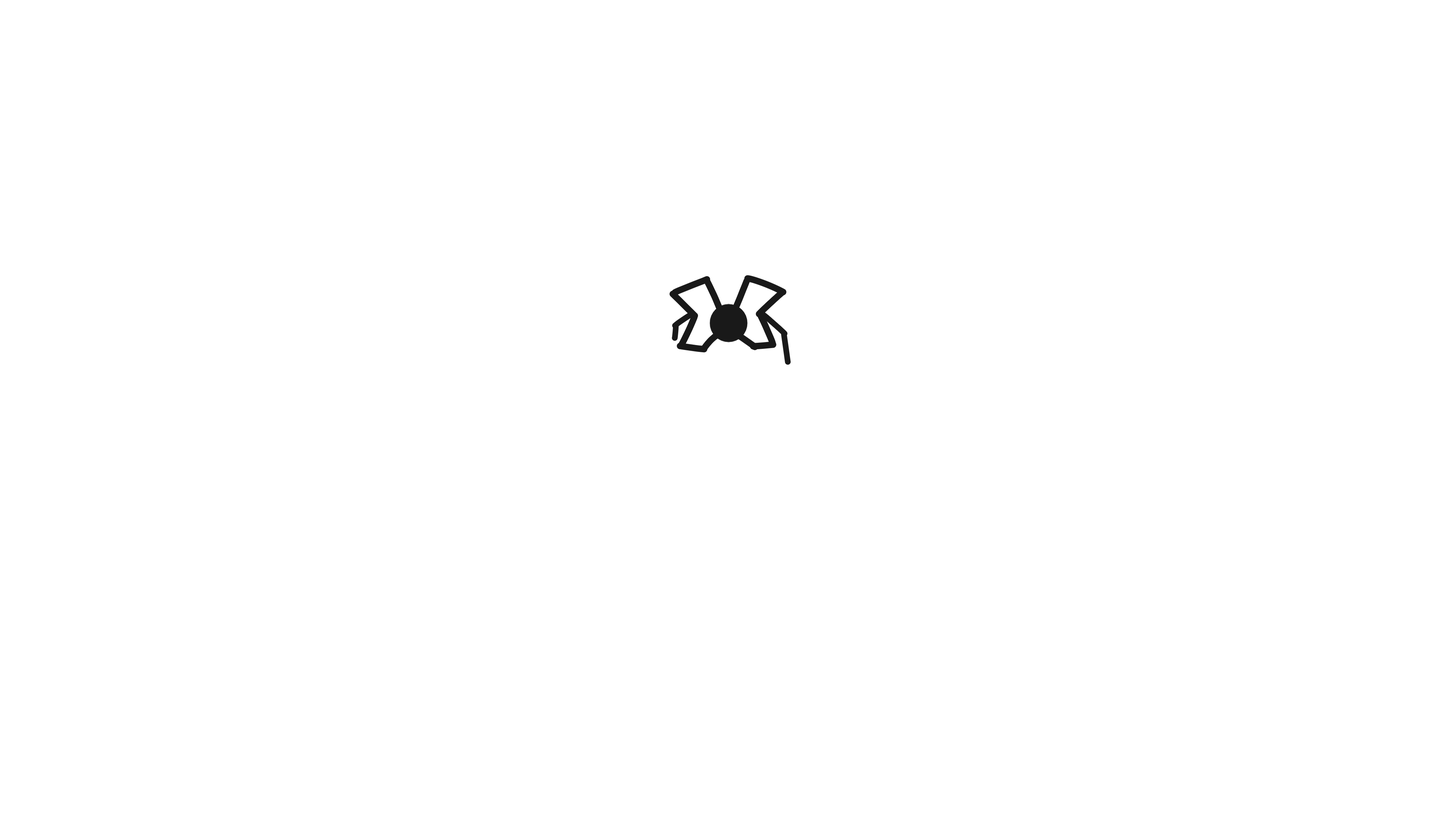
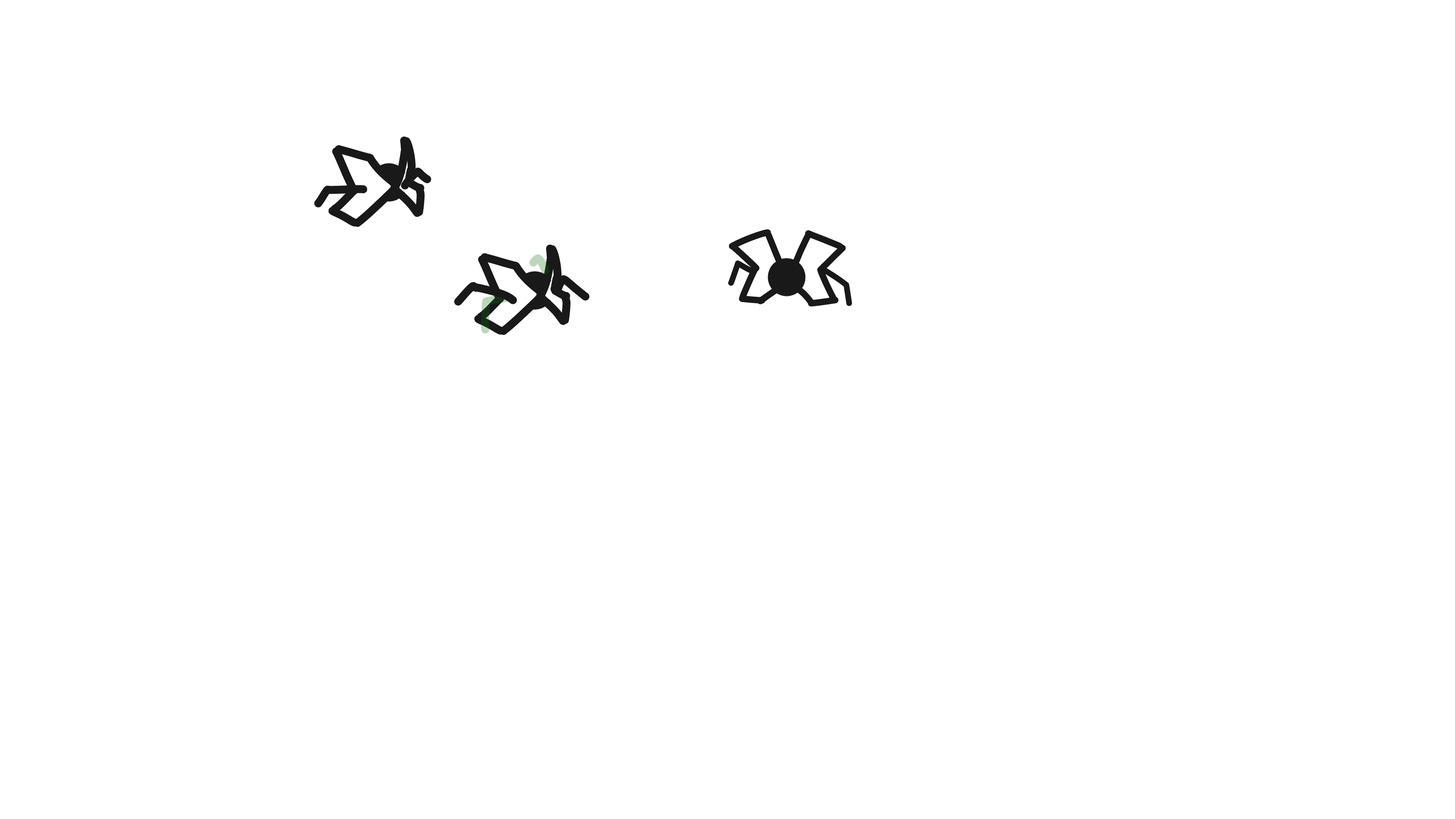
Layers edited between the first and the second 1455×819 image:
renamed "Down Merged" to "ReferenceDown", showed it, opacity 55% → 100%, moved it above "DownAnimation", painted on it, masked it over [669, 242, 825, 364]
hid group "DownAnimation" (3 layers) over [669, 266, 801, 364]
painted on "Leg" (2nd of 2, in "DownAnimation") over [669, 291, 801, 364]
painted on "Body" (2nd of 5, in "DownAnimation") over [669, 266, 801, 364]
added layer "Original" above "TopRight" over [314, 136, 432, 228]
added group "TopRight" with 5 layers above "BottomLeft" over [454, 244, 590, 336]
added layer "Arms" (1st of 2, in "TopRight") in group "TopRight" over [454, 244, 590, 336]
added layer "Body" (4th of 5, in "TopRight") in group "TopRight" over [460, 244, 583, 336]
added layer "Eye" (1st of 2, in "TopRight") in group "TopRight" over [485, 244, 583, 336]
